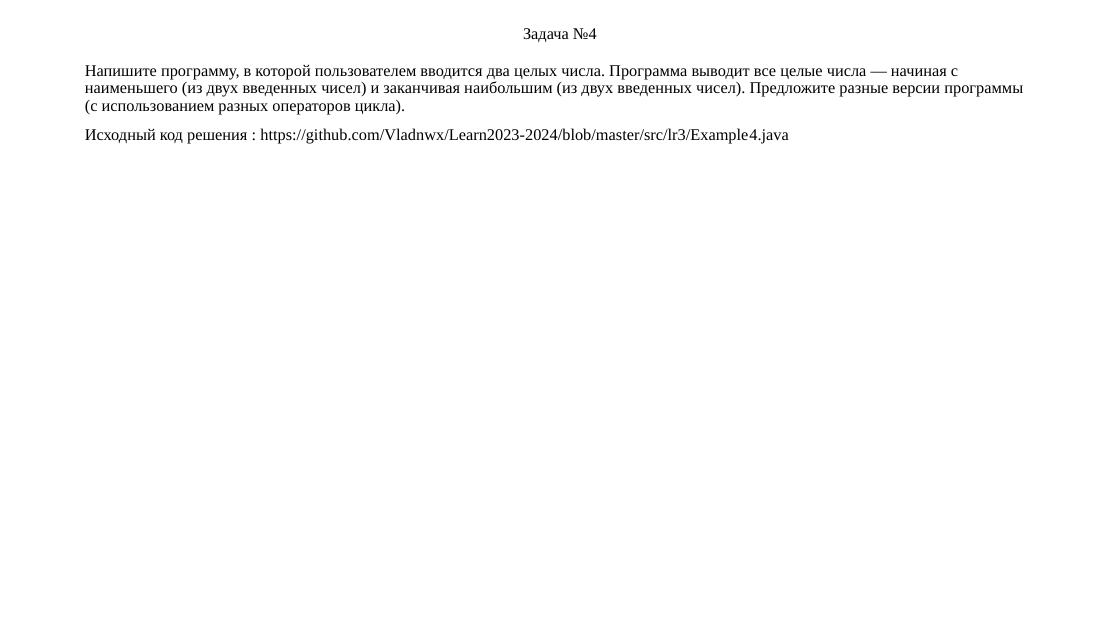
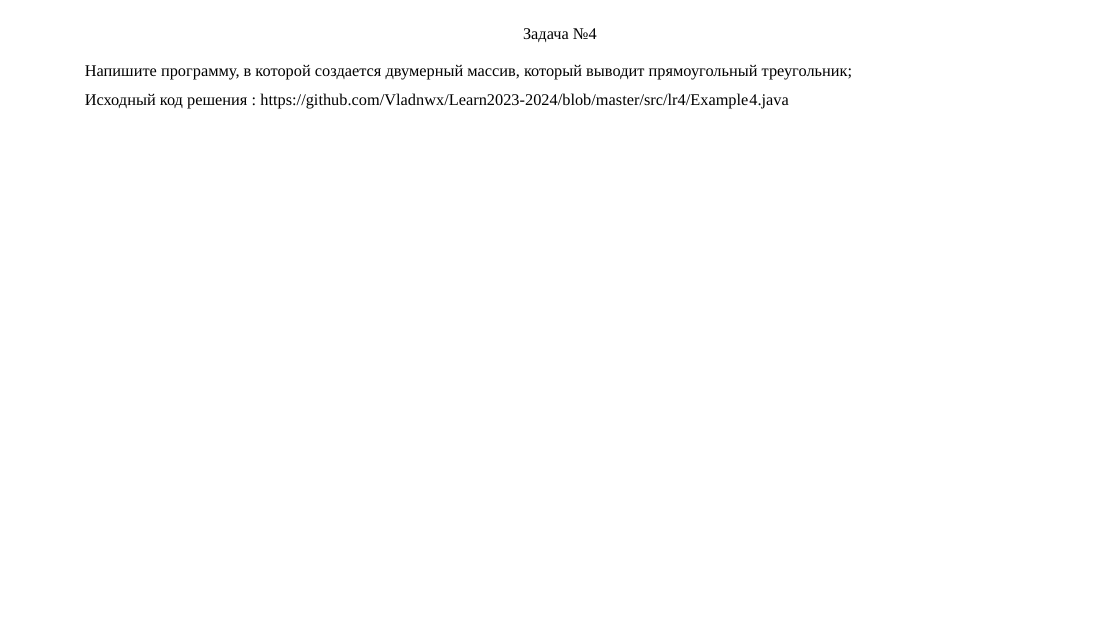
Before and after one commit to Vladnwx/Learn2023-2024, a slide deck: slide 6 of src/lr4/РИЗ-130916у Савельев В.Н. Отчет о выполнении ЛР4.pptx. Drawn at 1120x630 pixels with LibreOffice and Linux fonts; fonts in the diff are those of the drawing. Boxes give left, top, right and bottom in pixels: in the first picture for what was removed or moved away, otherwise in the second. Text is boxed around its words. In the diff, an @@ line names an element or a change of style, - is before the commit and + after.

```diff
--- a/src/lr4/РИЗ-130916у Савельев В.Н. Отчет о выполнении ЛР4.pptx
+++ b/src/lr4/РИЗ-130916у Савельев В.Н. Отчет о выполнении ЛР4.pptx
@@ text at (85, 64, 852, 109): text changed @@
-Напишите программу, в которой пользователем вводится два целых числа. Программа выводит все целые числа — начиная с наименьшего (из двух введенных чисел) и заканчивая наибольшим (из двух введенных чисел). Предложите разные версии программы (с использованием разных операторов цикла).
-Исходный код решения : https://github.com/Vladnwx/Learn2023-2024/blob/master/src/lr3/Example4.java
+Напишите программу, в которой создается двумерный массив, который выводит прямоугольный треугольник;
+Исходный код решения : https://github.com/Vladnwx/Learn2023-2024/blob/master/src/lr4/Example4.java
```
Also in this commit, not shown: 10 other slides changed, 1 slide removed.
